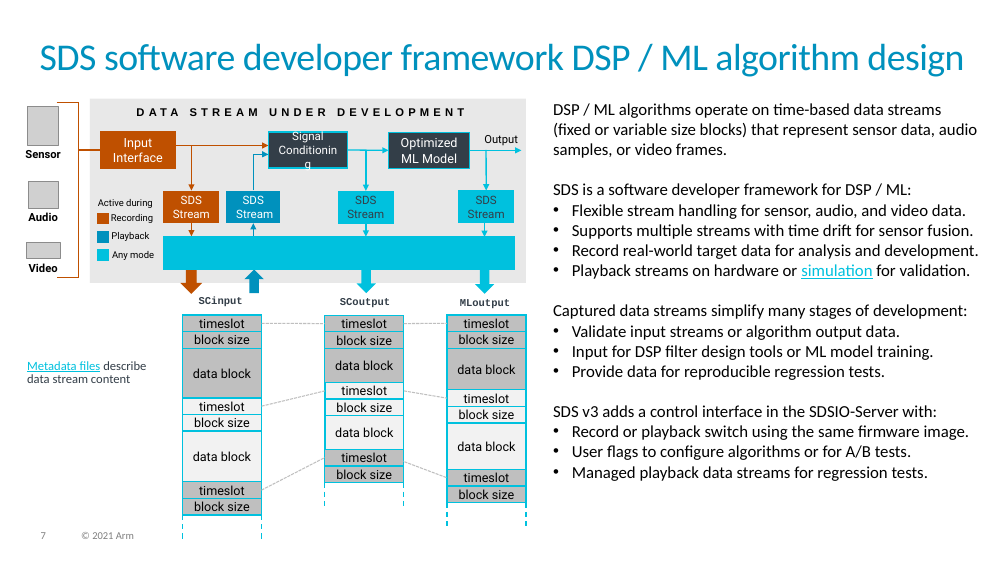
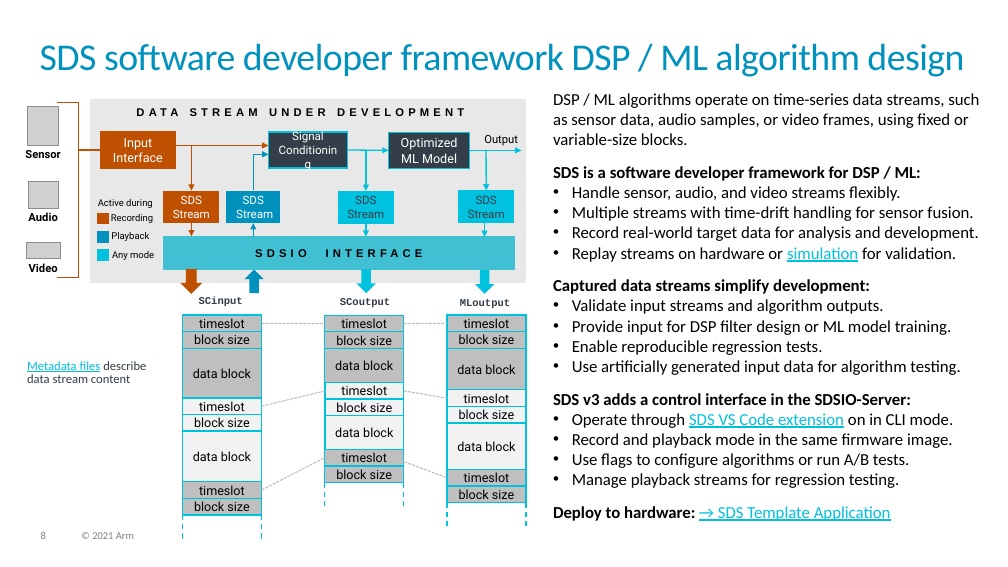
Before and after one commit to ARM-software/SDS-Framework, a slide deck: slide 8 of documentation/images/overview.pptx (slide 7 before the commit). Drawn at 1008x567 pixels with LibreOffice and Linux fonts; fonts in the diff are those of the drawing; grey boxes stand for pictures. Boxes give left, top, right and bottom in pixels: in the first picture for what was removed or moved away, otherwise in the second. Text is boxed around its words. In the diff, an @@ line names an element or a change of style, - is before the commit and + after.

Commit message:
Documentation, Image cleanup (#240)

```diff
--- a/documentation/images/overview.pptx
+++ b/documentation/images/overview.pptx
@@ text "DSP / ML algorithms operate ...": place and size @@
-text "DSP / ML algorithms operate ..." at box(553, 103, 978, 481)
+text "DSP / ML algorithms operate ..." at box(553, 93, 979, 521)
@@ text at box(553, 93, 979, 145): text changed @@
-DSP / ML algorithms operate on time-based data streams (fixed or variable size blocks) that represent sensor data, audio samples, or video frames.
+DSP / ML algorithms operate on time-series data streams, such as sensor data, audio samples, or video frames, using fixed or variable-size blocks.
@@ text at box(553, 166, 921, 181): bold on in "SDS is a software developer framework for ..." @@
@@ text at box(572, 186, 973, 221): text changed @@
-• Flexible stream handling for sensor, audio, and video data.
-• Supports multiple streams with time drift for sensor fusion.
+• Handle sensor, audio, and video streams flexibly.
+• Multiple streams with time-drift handling for sensor fusion.
@@ text added at box(255, 249, 423, 257), 10.7 pt, text #000000, bold @@
+SDSIO INTERFACE
@@ text at box(553, 247, 960, 521): text changed @@
-• Playback streams on hardware or simulation for validation.
-Captured data streams simplify many stages of development:
-• Validate input streams or algorithm output data.
-• Input for DSP filter design tools or ML model training.
-• Provide data for reproducible regression tests.
-SDS v3 adds a control interface in the SDSIO-Server with:
-• Record or playback switch using the same firmware image.
-• User flags to configure algorithms or for A/B tests.
-• Managed playback data streams for regression tests.
+• Replay streams on hardware or simulation for validation.
+Captured data streams simplify development:
+• Validate input streams and algorithm outputs.
+• Provide input for DSP filter design or ML model training.
+• Enable reproducible regression tests.
+• Use artificially generated input data for algorithm testing.
+SDS v3 adds a control interface in the SDSIO-Server:
+• Operate through SDS VS Code extension on in CLI mode.
+• Record and playback mode in the same firmware image.
+• Use flags to configure algorithms or run A/B tests.
+• Manage playback streams for regression testing.
+Deploy to hardware: → SDS Template Application
@@ page number at box(41, 532, 46, 539): text changed @@
-7
+8
```
Also in this commit, not shown: 1 other slide changed, 1 slide added, 11 other files.
